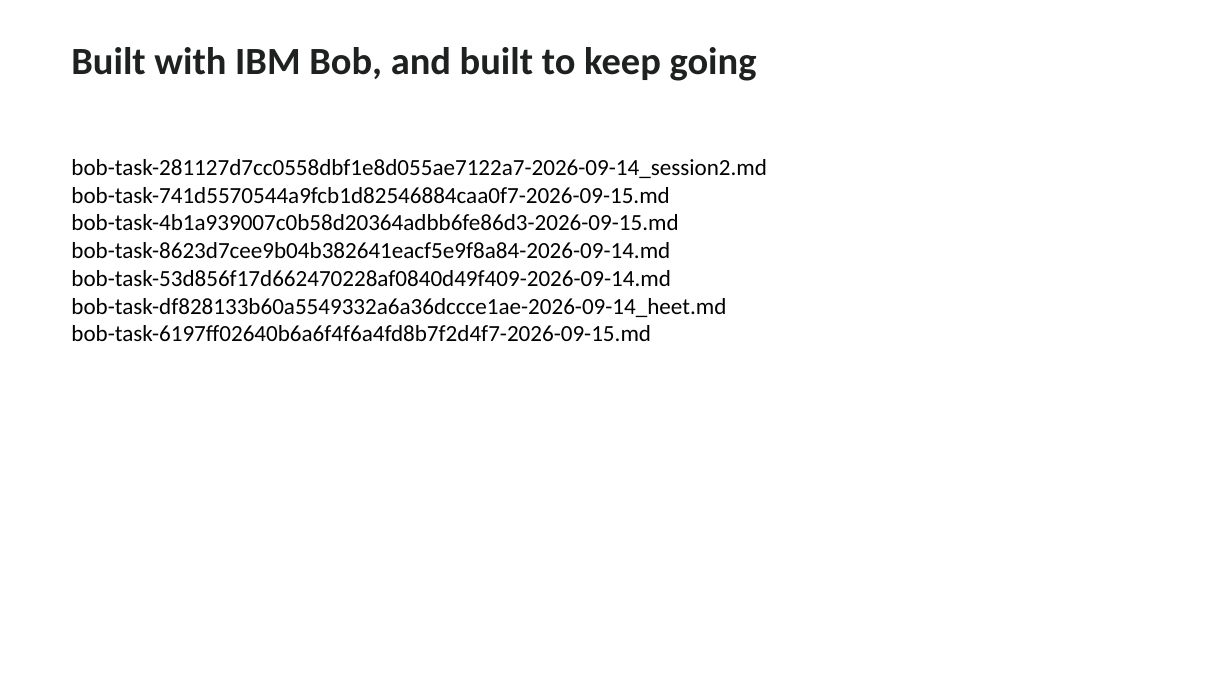
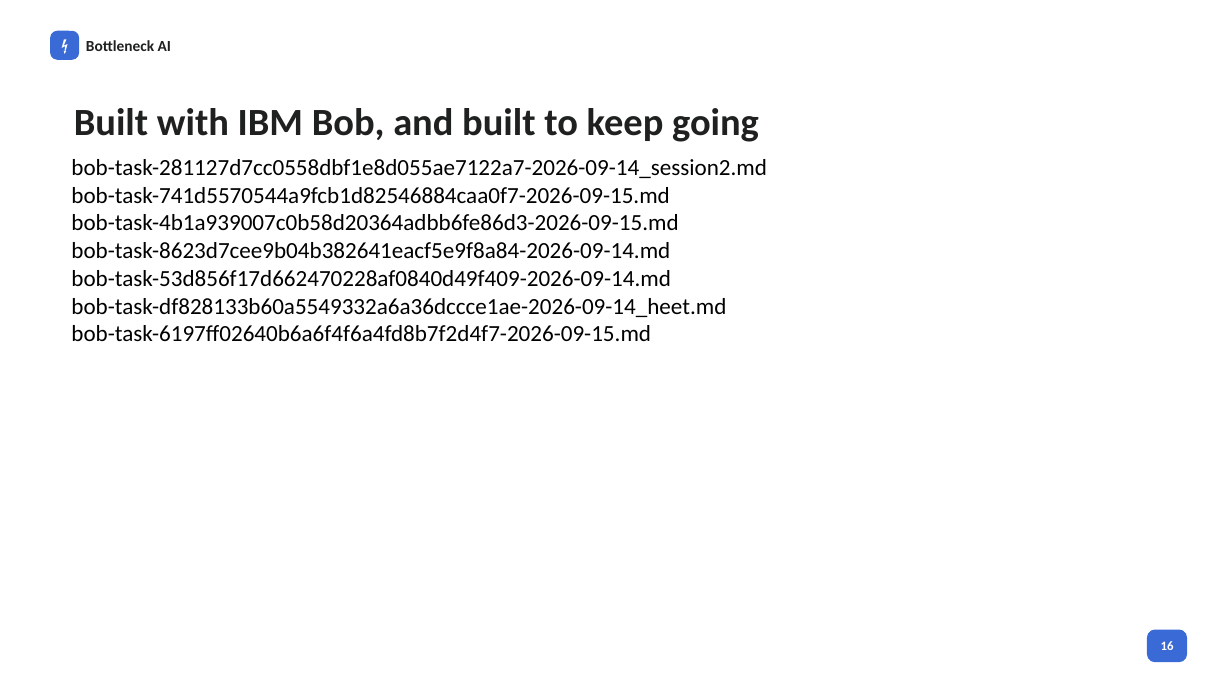
Before and after one commit to HEETMEHTA18/bob-ai-hackathon-bottleneck, a slide deck: slide 16 of presentation/Bottleneck_AI_Pitch_Deck.pptx (slide 15 before the commit). Drawn at 1232x693 pixels with LibreOffice and Linux fonts; fonts in the diff are those of the drawing. Boxes give left, top, right and bottom in pixels: in the first picture for what was removed or moved away, otherwise in the second. Text is boxed around its words. In the diff, an @@ line names an element or a change of style, - is before the commit and + after.

Commit message:
doc:ppt changes done

```diff
--- a/presentation/Bottleneck_AI_Pitch_Deck.pptx
+++ b/presentation/Bottleneck_AI_Pitch_Deck.pptx
@@ rounded rectangle added at <box>51,31,79,59</box>, fill #3A6AD6, outline #3A6AD6 1 pt @@
@@ text added at <box>51,31,79,59</box>, 12 pt, text #FFFFFF @@
+⚡
@@ text added at <box>86,40,171,51</box>, 12 pt, text #1F2020, bold @@
+Bottleneck AI
@@ text "Built with IBM Bob, and ...": place and size @@
-text "Built with IBM Bob, and ..." at <box>71,47,757,81</box>
+text "Built with IBM Bob, and ..." at <box>74,108,759,142</box>
@@ rounded rectangle added at <box>1148,630,1187,662</box>, fill #3A6AD6, outline #3A6AD6 1 pt @@
@@ text added at <box>1161,641,1174,650</box>, 10 pt, text #FFFFFF, bold @@
+16
```
Also in this commit, not shown: 1 other slide changed, 1 slide added.
